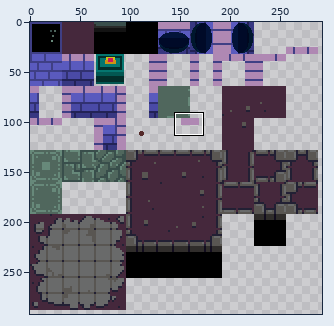
Two versions of one sprite sheet, core/assets/levels/tower-tileset.png. Above: a wide view before the commit, with the close-up outlined.
Close-up. First the earlier version:
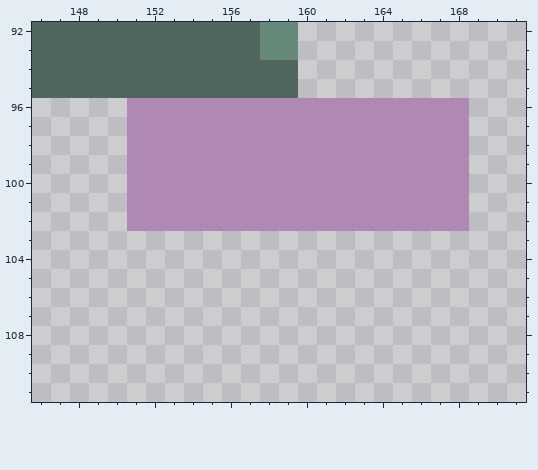
The file is 320x320 pixels. Colours within 5 levels of each other are drawn and written as one. Shown: x 146..171, y 92..111. The wide view leaves out empty margins. The commit also changed other parts of the picture, which this record leaves out.
Now the later version:
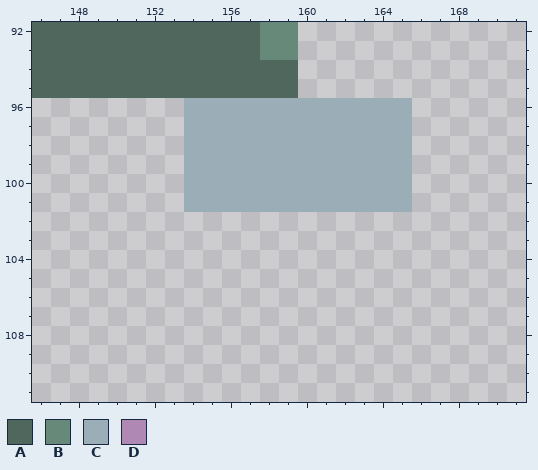
Palette (. is transparent): A #50675d  B #67897a  C #9badb7  D #af88b3
Changes in this commit:
Colour D gives way to colour C in rows 96 to 101 at x 154 to 165.
Colour D is removed in rows 96 to 101 at x 151 to 153 and 166 to 168; in row 102 at x 151 to 168.
Pixel boxes of the changes (left, top, right, bottom) in both close-ups:
changed: (127, 98, 469, 231)
